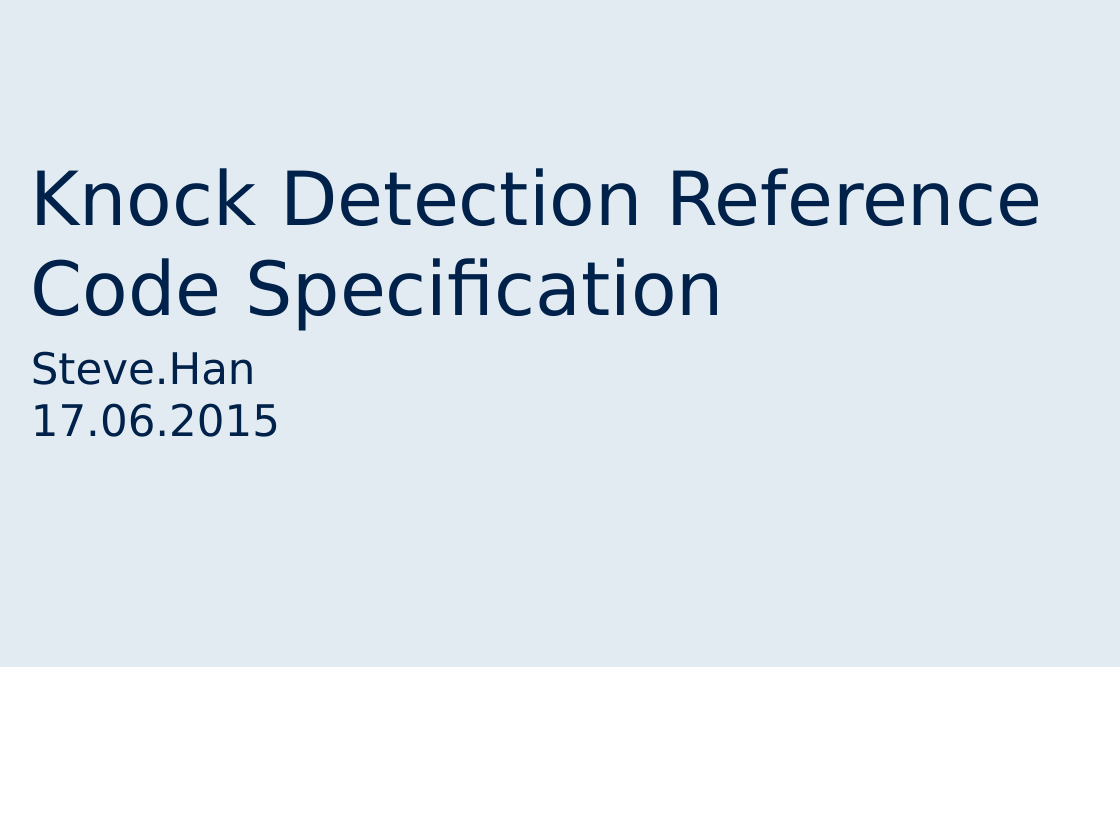
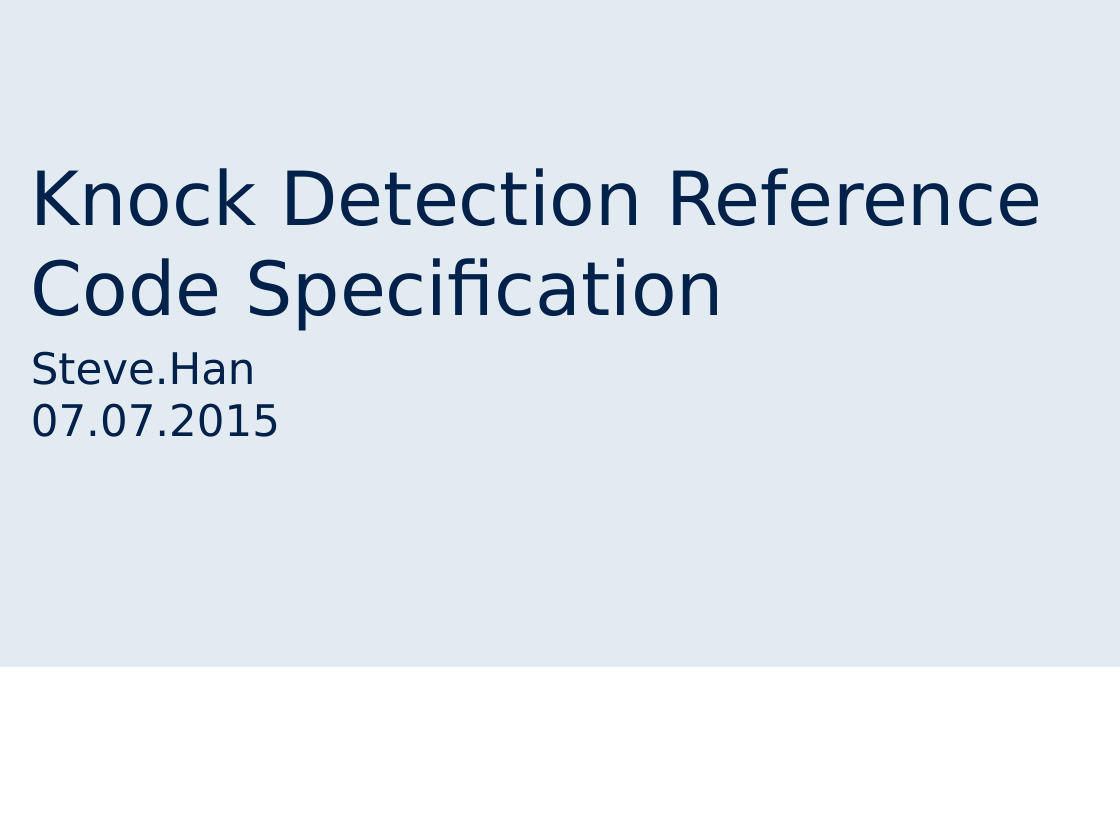
Before and after one commit to h2s0109/Knock_CDRV_Git, a slide deck: slide 1 of Knock Detection Reference Code Specification.pptx. Drawn at 1120x840 pixels with LibreOffice and Linux fonts; fonts in the diff are those of the drawing; background and template pictures are left out. Boxes give left, top, right and bottom in pixels: in the first picture for what was removed or moved away, otherwise in the second. Text is boxed around its words. In the diff, an @@ line names an element or a change of style, - is before the commit and + after.

```diff
--- a/Knock Detection Reference Code Specification.pptx
+++ b/Knock Detection Reference Code Specification.pptx
@@ subtitle at <box>31,403,280,437</box>: text changed @@
-17.06.2015
+07.07.2015
```
Also in this commit, not shown: 3 slides added, 8 other files.
